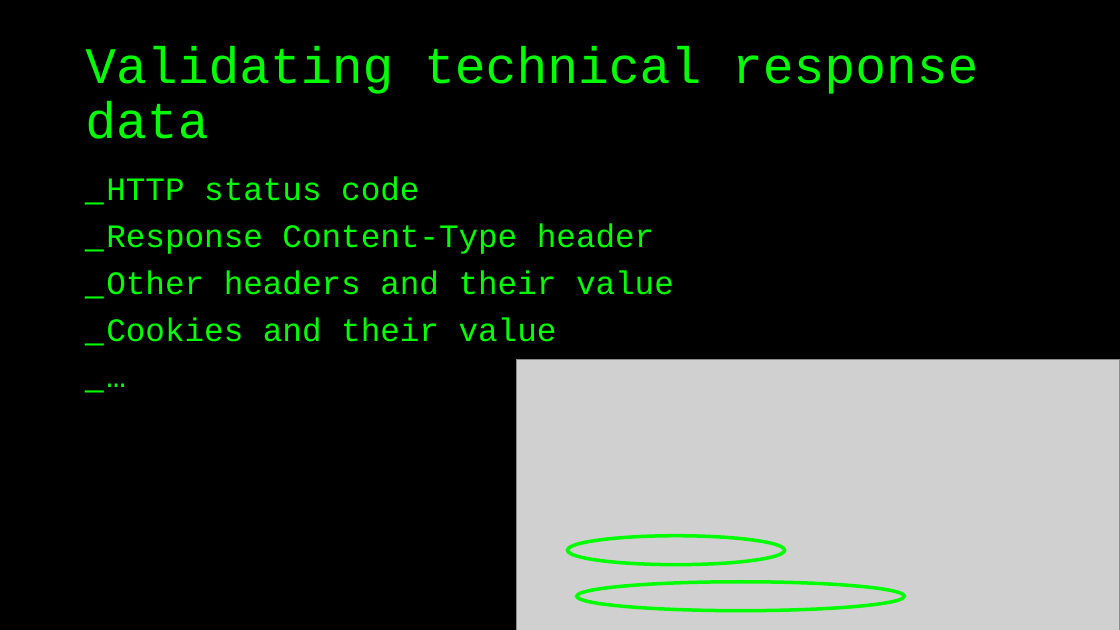
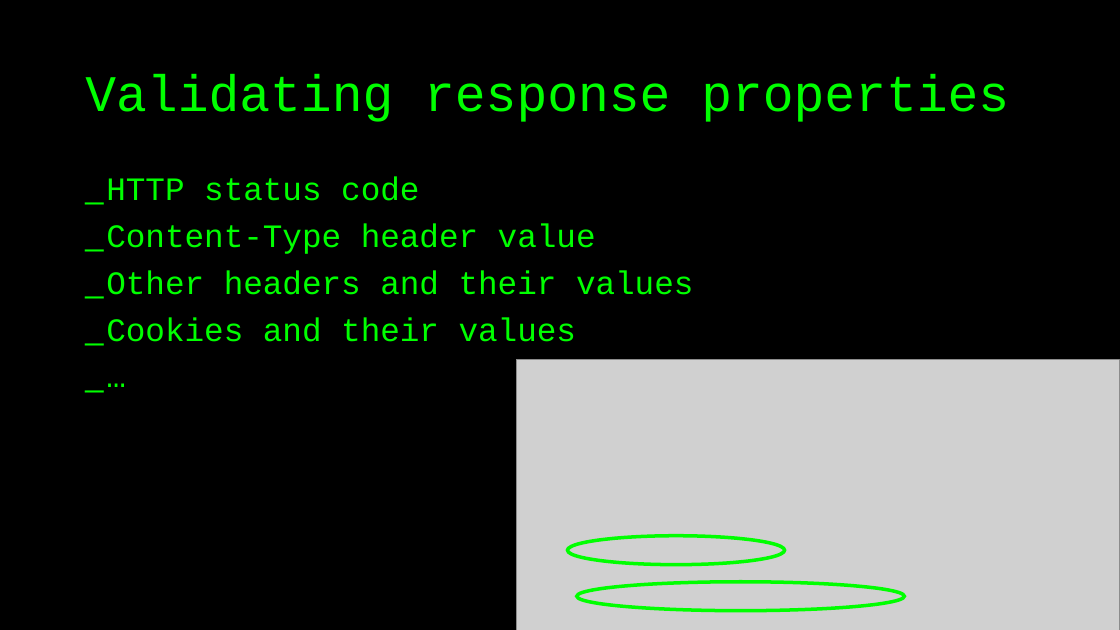
Before and after one commit to basdijkstra/rest-assured-workshop, a slide deck: slide 31 of RestAssuredWorkshop.pptx. Drawn at 1120x630 pixels with LibreOffice and Linux fonts; fonts in the diff are those of the drawing; grey boxes stand for pictures. Boxes give left, top, right and bottom in pixels: in the first picture for what was removed or moved away, otherwise in the second. Text is boxed around its words. In the diff, an @@ line names an element or a change of style, - is before the commit and + after.

```diff
--- a/RestAssuredWorkshop.pptx
+++ b/RestAssuredWorkshop.pptx
@@ title at (x1=85, y1=73, x2=1009, y2=122): text changed @@
-Validating technical response data
+Validating response properties
@@ text at (x1=106, y1=223, x2=693, y2=342): text changed @@
-_ Response Content-Type header
-_ Other headers and their value
-_ Cookies and their value
+_ Content-Type header value
+_ Other headers and their values
+_ Cookies and their values
```
Also in this commit, not shown: 38 other slides changed, 2 other files.
